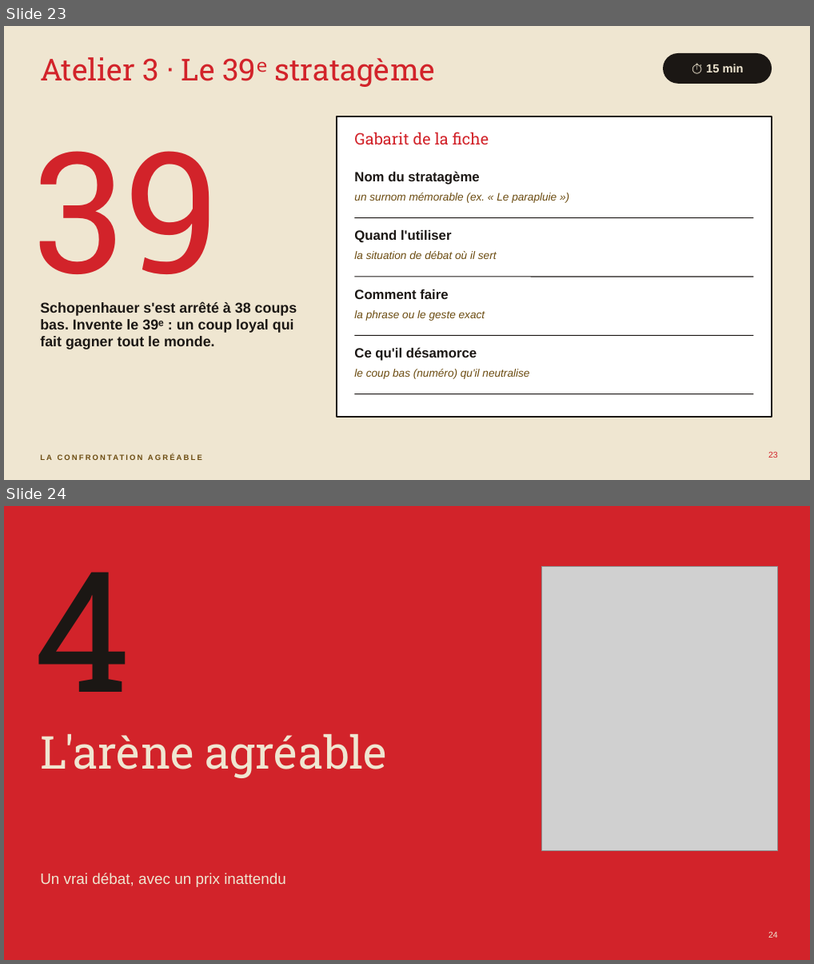
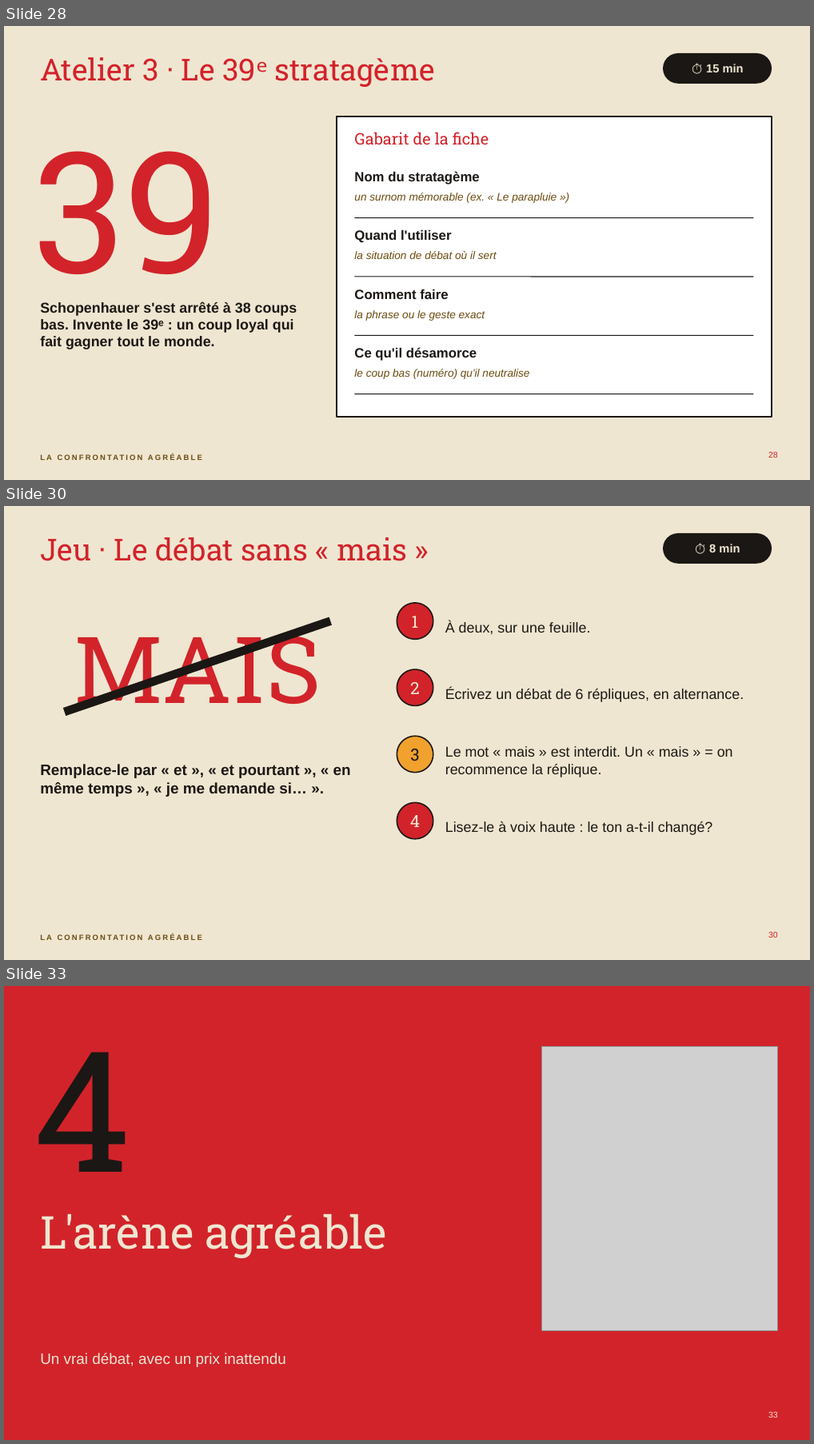
Before and after one commit to isabellepedneault111-ai/Chat-, a slide deck: debat-agreable/seminaire-confrontation-agreable.pptx. Shown one above the other, each under a label of ours: slides 23 and 24 before the commit, slides 28, 30 and 33 after it; the slides between them are not shown. The pictures are 814x964 and 814x1444 pixels, drawn with LibreOffice and Linux fonts; fonts in the diff are those of the drawing; grey boxes stand for pictures. Boxes give left, top, right and bottom in pixels: in the first picture for what was removed or moved away, otherwise in the second. Text is boxed around its words. In the diff, an @@ line names an element or a change of style, - is before the commit and + after.

```diff
--- a/debat-agreable/seminaire-confrontation-agreable.pptx
+++ b/debat-agreable/seminaire-confrontation-agreable.pptx
@@ slide 30 added at (4, 506, 810, 960), background #EFE6D1; not listed: 1 template element that a slide beside it also shows @@
@@ title added at (40, 537, 407, 561), 36 pt, text #D2232A @@
+Jeu · Le débat sans « mais »
@@ rounded rectangle added at (663, 533, 772, 564), fill #1B1714 @@
@@ text added at (710, 543, 740, 555), 14 pt, text #EFE6D1, bold @@
+⏱ 8 min
@@ line added from (65, 712) to (330, 621), #1B1714 10 pt @@
@@ text added at (74, 620, 321, 713), 110 pt, text #D2232A @@
+MAIS
@@ ellipse added at (398, 603, 434, 639), fill #D2232A, outline #1B1714 1.5 pt @@
@@ text added at (412, 616, 419, 628), 20 pt, text #EFE6D1 @@
+1
@@ text added at (446, 621, 591, 635), 17 pt, text #1B1714 @@
+À deux, sur une feuille.
@@ ellipse added at (398, 669, 434, 706), fill #D2232A, outline #1B1714 1.5 pt @@
@@ text added at (410, 682, 420, 694), 20 pt, text #EFE6D1 @@
+2
@@ text added at (446, 688, 744, 702), 17 pt, text #1B1714 @@
+Écrivez un débat de 6 répliques, en alternance.
@@ ellipse added at (398, 736, 434, 772), fill #F0A12E, outline #1B1714 1.5 pt @@
@@ text added at (40, 764, 351, 796), 18 pt, text #1B1714, bold @@
+Remplace-le par « et », « et pourtant », « en même temps », « je me demande si… ».
@@ text added at (410, 748, 419, 760), 20 pt, text #1B1714 @@
+3
@@ text added at (446, 746, 734, 777), 17 pt, text #1B1714 @@
+Le mot « mais » est interdit. Un « mais » = on recommence la réplique.
@@ ellipse added at (398, 803, 434, 839), fill #D2232A, outline #1B1714 1.5 pt @@
@@ text added at (410, 815, 420, 827), 20 pt, text #EFE6D1 @@
+4
@@ text added at (446, 821, 714, 835), 17 pt, text #1B1714 @@
+Lisez-le à voix haute : le ton a-t-il changé?
@@ page number added at (769, 931, 778, 937), 10 pt, text #D2232A @@
+30
@@ what was slide 23 is now slide 28 @@
@@ what was slide 24 is now slide 33 @@
@@ page number at (769, 1411, 778, 1417): text changed @@
-24
+33
```
Also in this commit, not shown: 1 slide changed, 8 other slides added, 21 other files.
